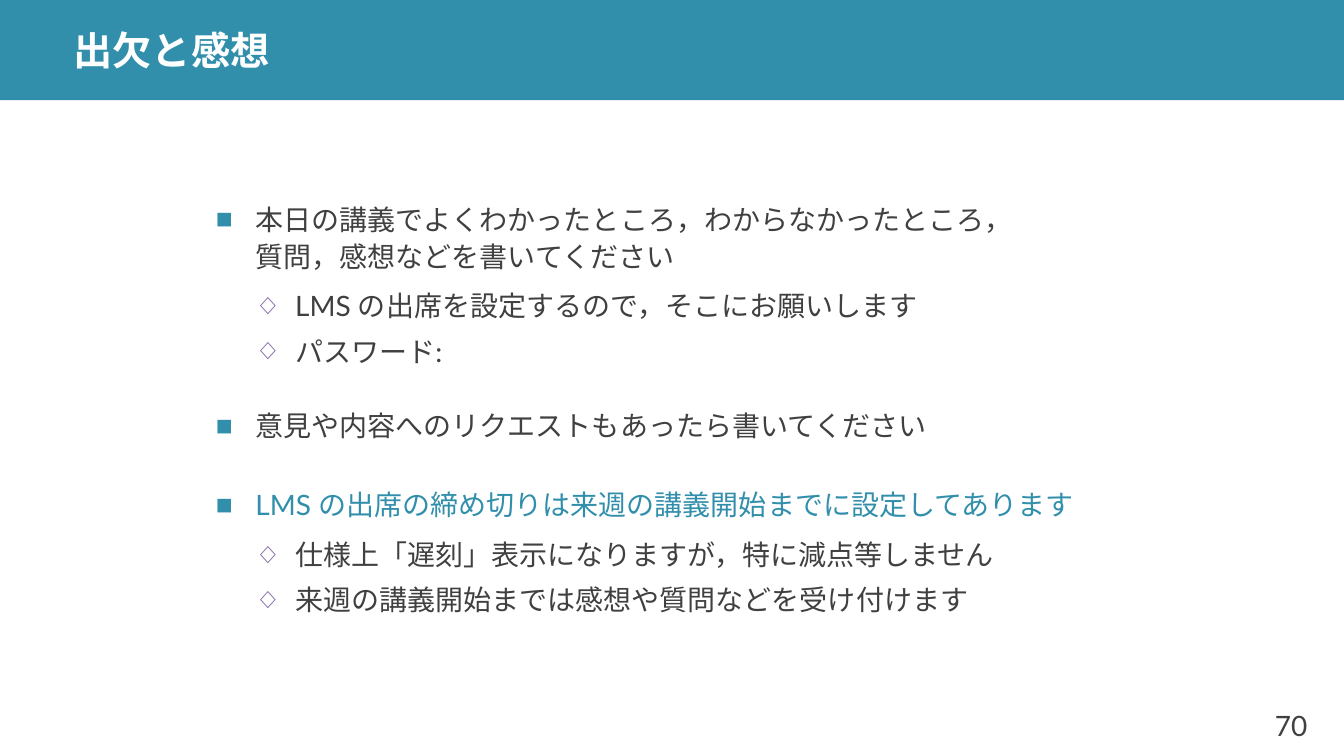
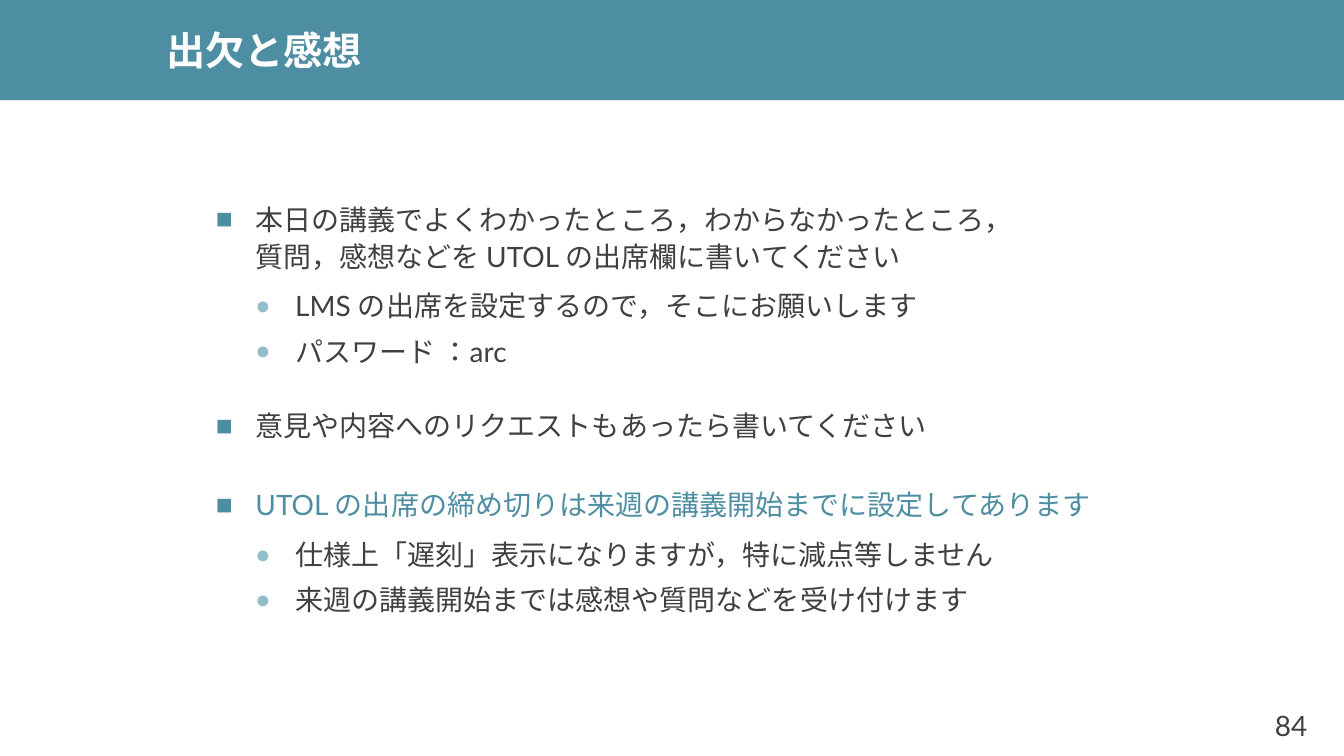
Before and after one commit to shioyadan/advanced-computer-organization, a slide deck: slide 84 of aco-shioya-04.pptx (slide 70 before the commit). Drawn at 1344x756 pixels with LibreOffice and Linux fonts; fonts in the diff are those of the drawing. Boxes give left, top, right and bottom in pixels: in the first picture for what was removed or moved away, otherwise in the second. Text is boxed around its words. In the diff, an @@ line names an element or a change of style, - is before the commit and + after.

```diff
--- a/aco-shioya-04.pptx
+++ b/aco-shioya-04.pptx
@@ rectangle at bbox=[0, 0, 1344, 100]: fill #328FAC to #4E8EA2 @@
@@ title "出欠と感想": place and size @@
-title "出欠と感想" at bbox=[74, 31, 270, 69]
+title "出欠と感想" at bbox=[166, 31, 362, 69]
@@ text at bbox=[255, 206, 1012, 270]: text changed @@
-■ 本日の講義でよくわかったところ，わからなかったところ，
-  質問，感想などを書いてください
+■ 本日の講義でよくわかったところ，わからなかったところ，
+  質問，感想などを UTOL の出席欄に書いてください
@@ text at bbox=[255, 292, 994, 613]: bullet ◇ to ●; bullet colour #8064A2 to #92BDCA; bullet colour #328FAC to #4E8EA2 @@
@@ text at bbox=[295, 339, 507, 363]: text changed @@
-  ◇ パスワード:
+  ● パスワード ：arc
@@ text at bbox=[255, 491, 1091, 518]: text changed; text colour #328FAC to #4E8EA2 @@
-■ LMS の出席の締め切りは来週の講義開始までに設定してあります
+■ UTOL の出席の締め切りは来週の講義開始までに設定してあります
@@ page number at bbox=[1275, 715, 1308, 736]: text changed @@
-70
+84
```
Also in this commit, not shown: 46 other slides changed, 60 slides added, 44 slides removed, 2 other files.
